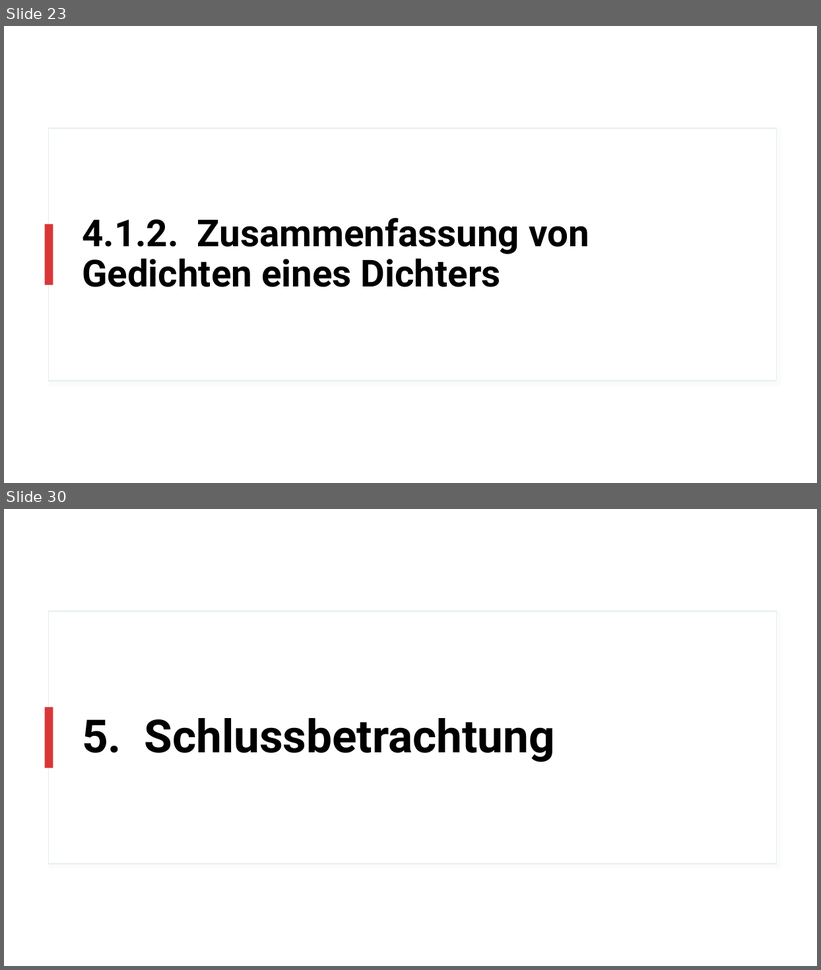
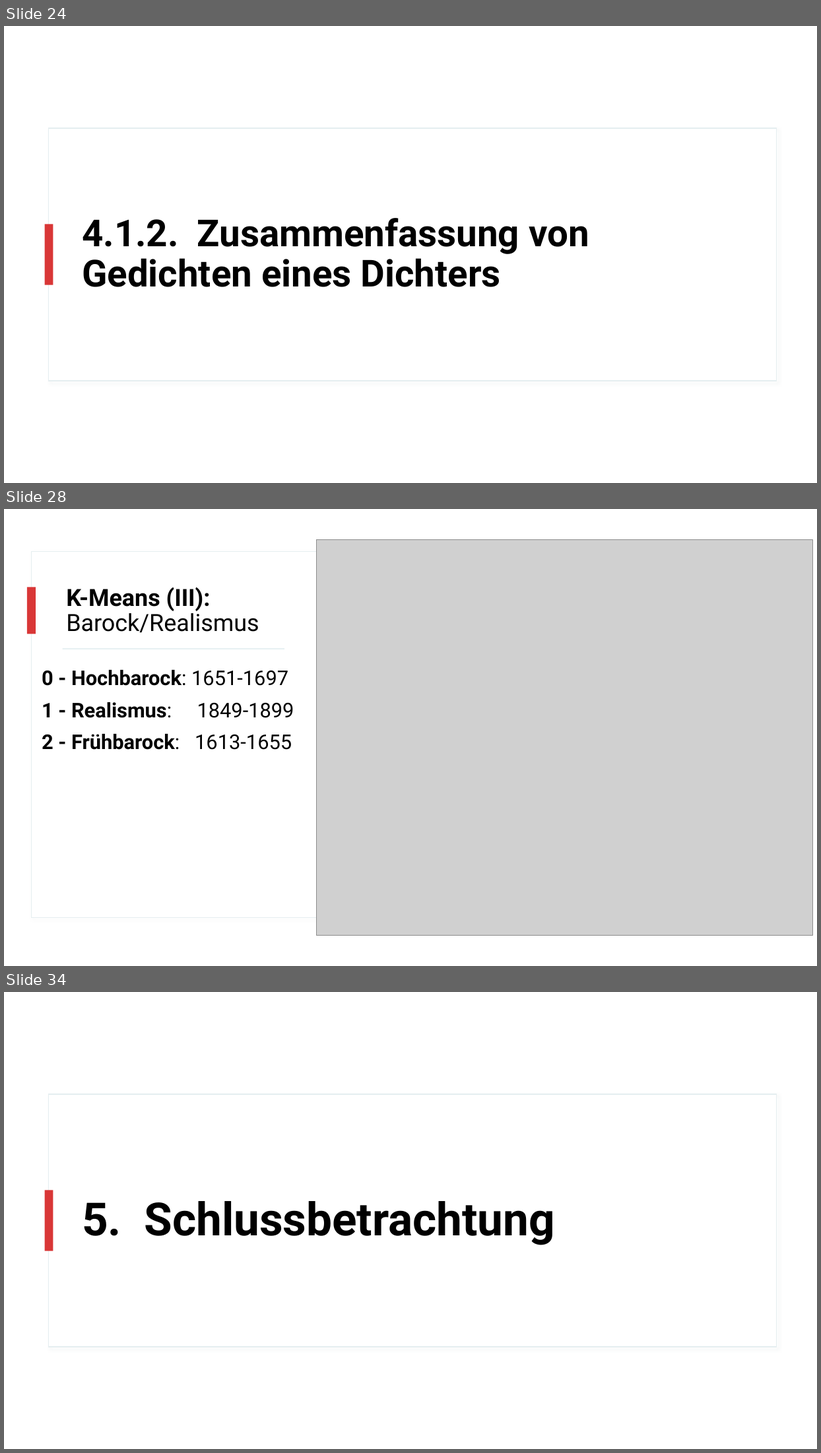
Before and after one commit to realjanpaulus/clusterpoems, a slide deck: presentation/clustering_presentation.pptx. Shown one above the other, each under a label of ours: slides 23 and 30 before the commit, slides 24, 28 and 34 after it; the slides between them are not shown. The pictures are 821x970 and 821x1453 pixels, drawn with LibreOffice and Linux fonts; fonts in the diff are those of the drawing; grey boxes stand for pictures. Boxes give left, top, right and bottom in pixels: in the first picture for what was removed or moved away, otherwise in the second. Text is boxed around its words. In the diff, an @@ line names an element or a change of style, - is before the commit and + after.

```diff
--- a/presentation/clustering_presentation.pptx
+++ b/presentation/clustering_presentation.pptx
@@ slide 28 added at (4,509,817,966), background #FFFFFF @@
@@ rectangle added at (4,509,817,966), fill #FFFFFF @@
@@ rectangle added at (41,509,786,644), fill #FFFFFF, outline #E5EEF0 0.75 pt @@
@@ rectangle added at (42,509,786,643), fill #FFFFFF @@
@@ picture added at (317,540,813,936) @@
@@ rectangle added at (32,551,317,918), fill #FFFFFF, outline #E5EEF0 0.75 pt @@
@@ rectangle added at (27,587,36,634), fill #D93737 @@
@@ title added at (66,588,259,633), 28 pt, text #000000 @@
+K-Means (III):
+Barock/Realismus
@@ rectangle added at (63,649,284,650), fill #BDD5DB @@
@@ text added at (42,670,294,750), 24 pt, text #000000, bold @@
+0 - Hochbarock: 1651-1697
+1 - Realismus: 1849-1899
+2 - Frühbarock: 1613-1655
@@ what was slide 23 is now slide 24 @@
@@ what was slide 30 is now slide 34 @@
```
Also in this commit, not shown: 8 slides changed, 3 other slides added, 13 other files.
